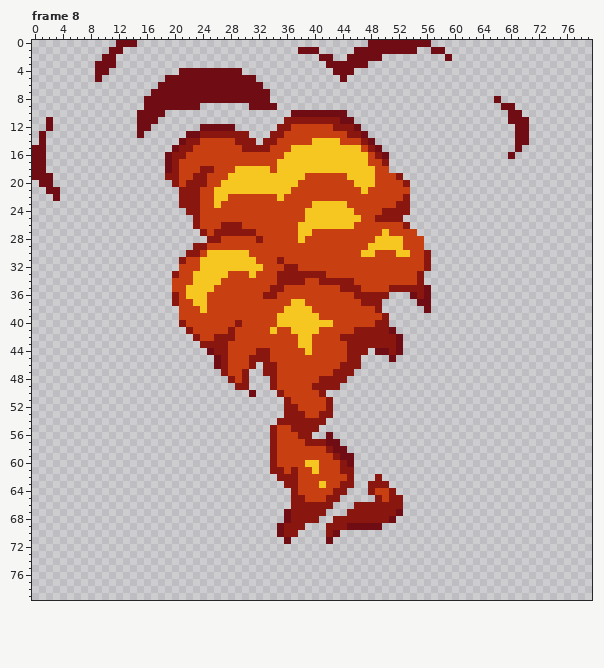
One commit to this pixel-art file: Assets/Art/Sprites/Fireball.aseprite. Above: the version before the commit.
80x80 pixels, 10 frames. Shown: frame 8. The commit also changed other frames, which this record leaves out.
Now the later version:
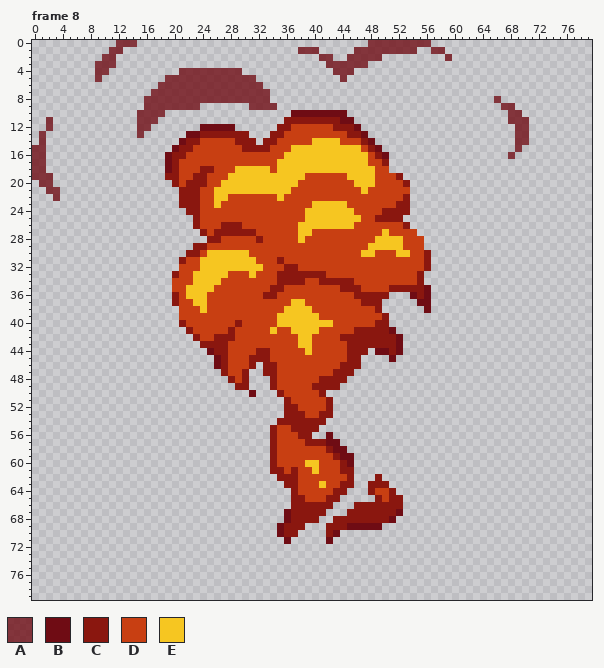
Palette (. is transparent): A #6f0c14c9  B #6f0c14  C #8a170f  D #c83f12  E #f6c621
Edits made:
layer "Transluscent" opacity 79% added
Frame 8, layer "Transluscent":
y 0: x 12..14 BBB -> AAA; x 48..56 BBBBBBBBB -> AAAAAAAAA
y 1: x 11..12 BB -> AA; x 38..40 BBB -> AAA; x 46..54 BBBBBBBBB -> AAAAAAAAA; x 57..58 BB -> AA
y 2: x 10..11 BB -> AA; x 41..42 BB -> AA; x 45..49 BBBBB -> AAAAA; x 59 B -> A
y 3: x 9..11 BBB -> AAA; x 42..47 BBBBBB -> AAAAAA
y 4: x 9..10 BB -> AA; x 21..29 BBBBBBBBB -> AAAAAAAAA; x 43..45 BBB -> AAA
y 5: x 9 B -> A; x 19..31 BBBBBBBBBBBBB -> AAAAAAAAAAAAA; x 44 B -> A
y 6: x 18..32 BBBBBBBBBBBBBBB -> AAAAAAAAAAAAAAA
y 7: x 17..33 BBBBBBBBBBBBBBBBB -> AAAAAAAAAAAAAAAAA
y 8: x 16..33 BBBBBBBBBBBBBBBBBB -> AAAAAAAAAAAAAAAAAA; x 66 B -> A
y 9: x 16..23 BBBBBBBB -> AAAAAAAA; x 31..34 BBBB -> AAAA; x 67..68 BB -> AA
y 10: x 15..18 BBBB -> AAAA; x 68..69 BB -> AA
y 11: x 2 B -> A; x 15..17 BBB -> AAA; x 68..70 BBB -> AAA
y 12: x 2 B -> A; x 15..16 BB -> AA; x 69..70 BB -> AA
y 13: x 1 B -> A; x 15 B -> A; x 69..70 BB -> AA
y 14: x 1 B -> A; x 69..70 BB -> AA
y 15: x 0..1 BB -> AA; x 69 B -> A
y 16: x 0..1 BB -> AA; x 68 B -> A
y 17..18: x 0..1 BB -> AA
y 19: x 0..2 BBB -> AAA
y 20: x 1..2 BB -> AA
y 21: x 2..3 BB -> AA
y 22: x 3 B -> A
Changed places in both pictures, as pixel boxes (x1, y1, x2, y2):
changed: (95, 40, 137, 82)
changed: (298, 40, 452, 82)
changed: (137, 68, 277, 138)
changed: (494, 96, 529, 159)
changed: (32, 117, 60, 201)
